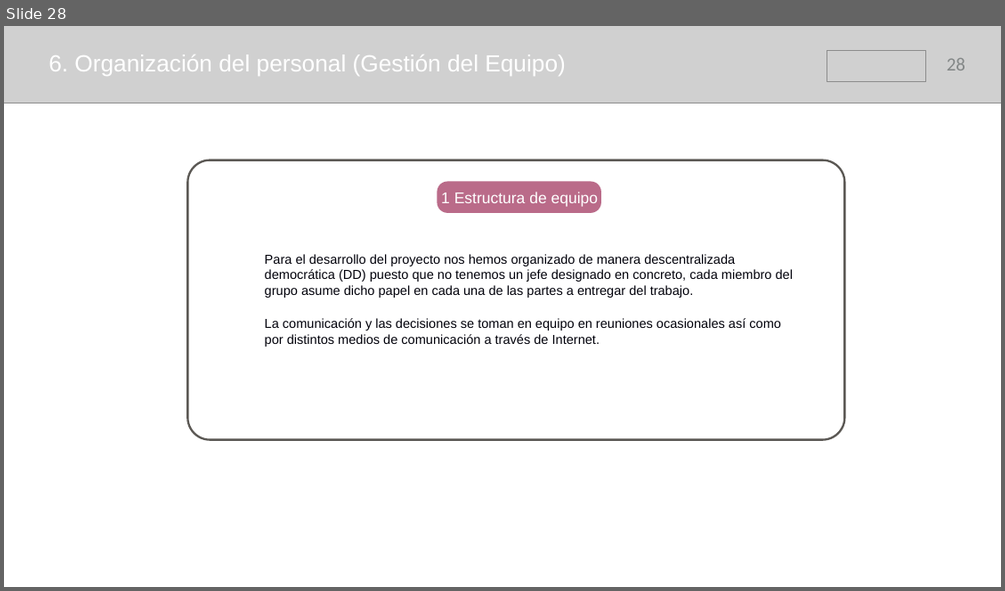
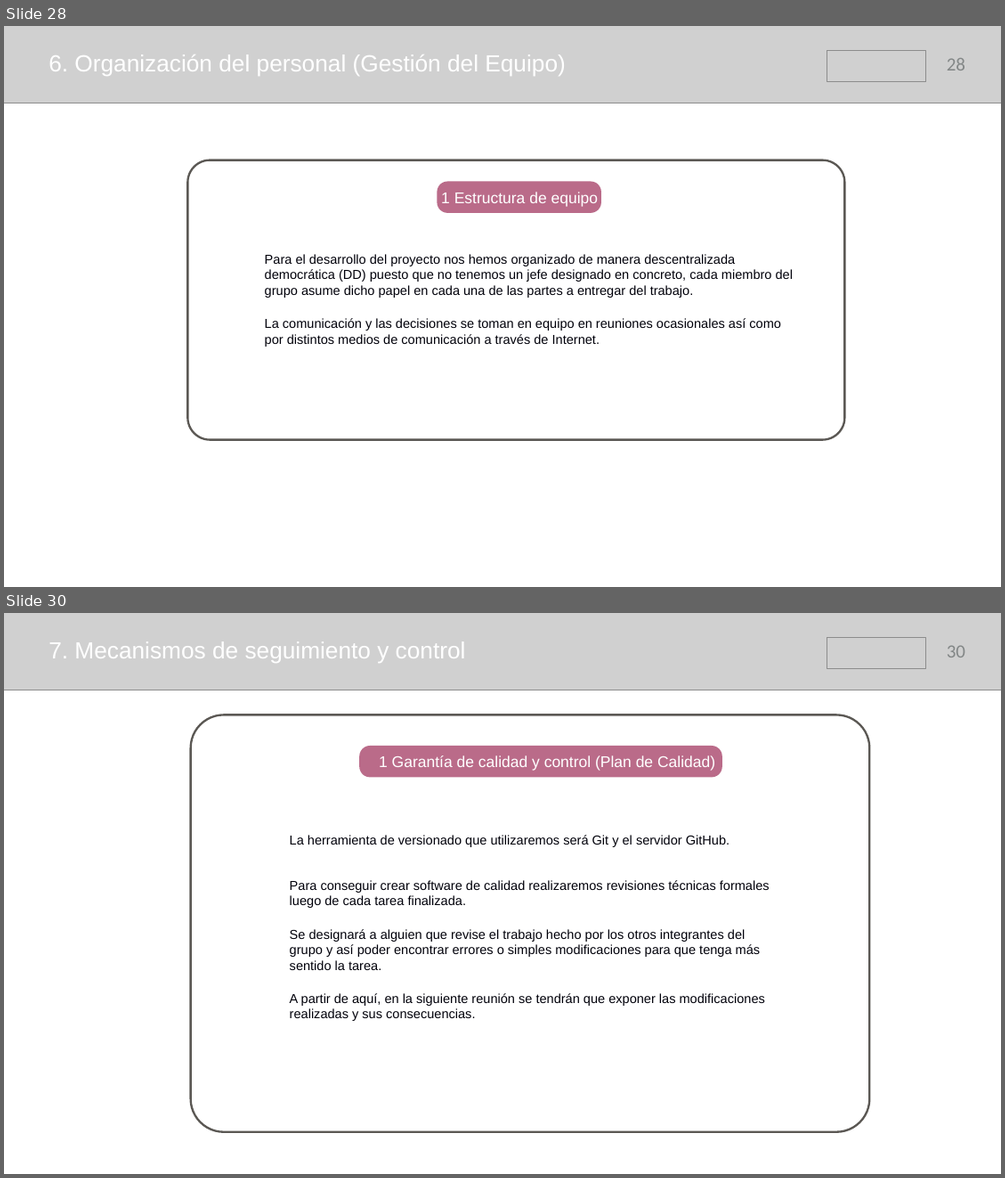
Before and after one commit to samusolo/iDoctor, a slide deck: Plan de proyecto.pptx. Shown one above the other, each under a label of ours: slide 28 before the commit, slides 28 and 30 after it; the slides between them are not shown. The pictures are 1005x591 and 1005x1178 pixels, drawn with LibreOffice and Linux fonts; fonts in the diff are those of the drawing; grey boxes stand for pictures. Boxes give left, top, right and bottom in pixels: in the first picture for what was removed or moved away, otherwise in the second. Text is boxed around its words. In the diff, an @@ line names an element or a change of style, - is before the commit and + after.

Commit message:
Plan de proyecto practicamente acabado
Falta meter los archivos externos a mostrar y el punto 8 (Apéndice)

```diff
--- a/Plan de proyecto.pptx
+++ b/Plan de proyecto.pptx
@@ slide 30 added at (4, 613, 1001, 1174), background #FFFFFF @@
@@ picture added at (4, 613, 1001, 690) @@
@@ picture added at (826, 637, 925, 669) @@
@@ text added at (48, 641, 466, 663), 45 pt, text #FFFFFF @@
+7. Mecanismos de seguimiento y control
@@ page number added at (947, 645, 965, 657), 36 pt, text #838787 @@
+30
@@ rounded rectangle added at (191, 714, 869, 1131), outline #5B5854 4 pt @@
@@ rounded rectangle added at (359, 746, 722, 777), fill #BA6B89 @@
@@ text added at (379, 755, 715, 771), 30 pt, text #FFFFFF @@
+1 Garantía de calidad y control (Plan de Calidad)
@@ text added at (290, 835, 729, 847), 25 pt, text #00000A @@
+La herramienta de versionado que utilizaremos será Git y el servidor GitHub.
@@ text added at (290, 880, 769, 1021), 25 pt, text #00000A @@
+Para conseguir crear software de calidad realizaremos revisiones técnicas formales luego de cada tarea finalizada.
+Se designará a alguien que revise el trabajo hecho por los otros integrantes del grupo y así poder encontrar errores o simples modificaciones para que tenga más sentido la tarea.
+A partir de aquí, en la siguiente reunión se tendrán que exponer las modificaciones realizadas y sus consecuencias.
```
Also in this commit, not shown: 2 slides changed, 5 other slides added.
